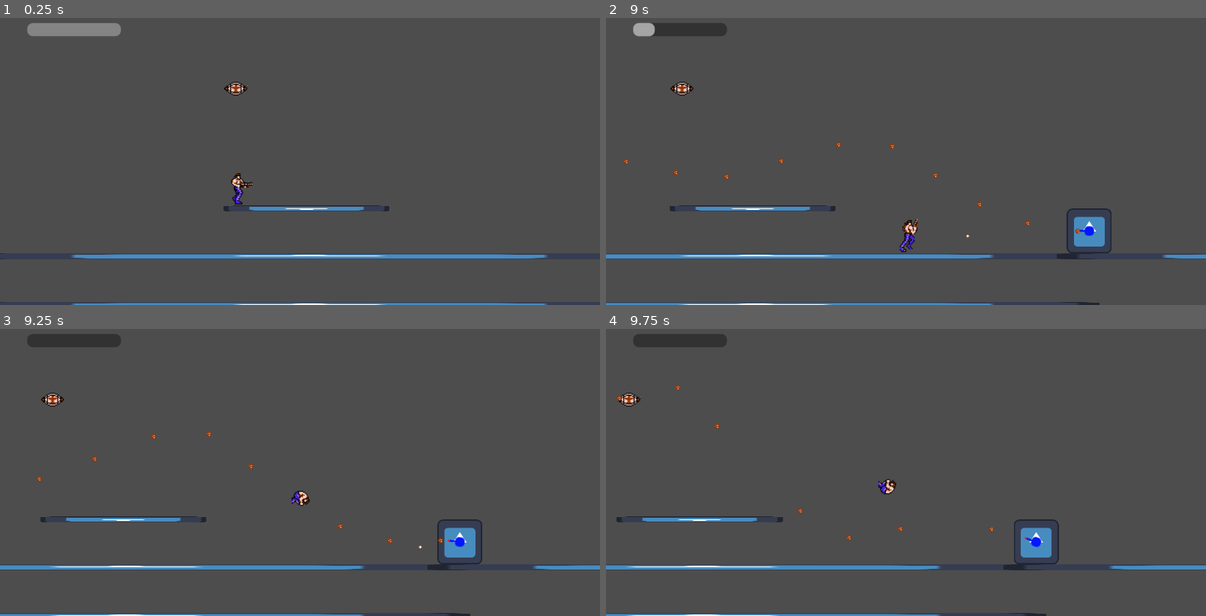
Above: before the commit, frames 1-4 (two rows, left to right).
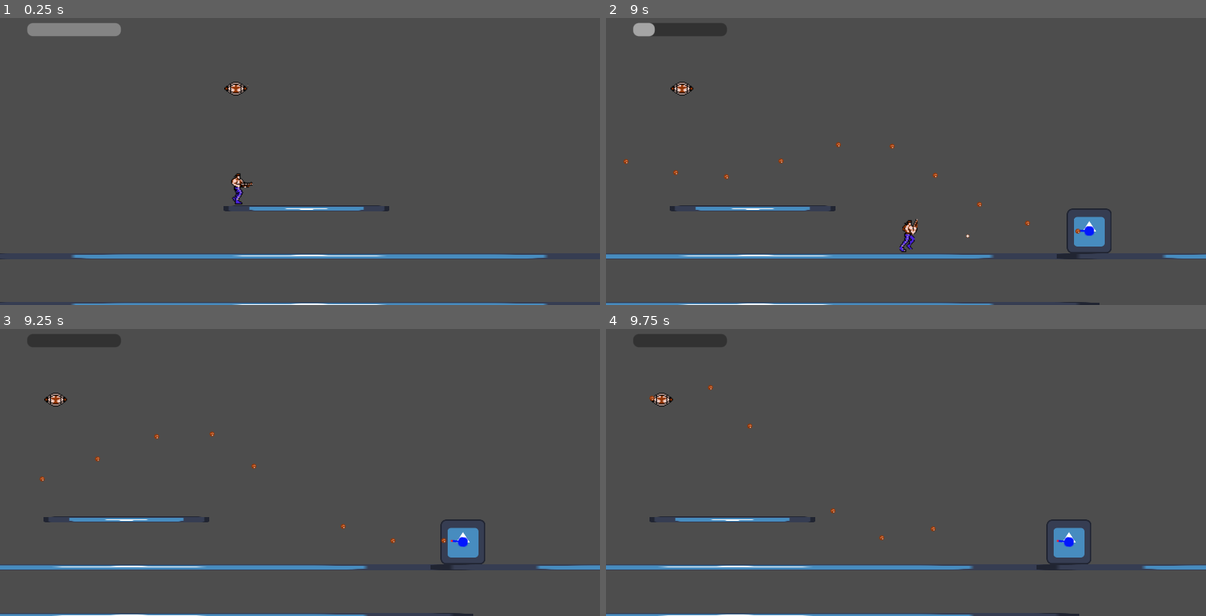
Above: after the commit, the same moments.

Repository: YuriyPogodilov/Contra
Game: Godot game, scene res://levels/level.tscn
Two runs of this game, one before a commit and one after it. Both use one fixed random seed, a clock stepped at 60 frames per second and the inputs below. The engine's default icon, where the game draws it, is replaced by a stand-in: a white triangle on a blue panel in a dark square.
Inputs:
- Up to frame 1 (0.25 s): no input
- Up to frame 2 (9 s): tap Enter at 0.5 s; hold Ctrl (shoot) 0.53-1.28 s; hold D (move_right) 0.53-2.03 s; tap Space (jump) at 0.77, 1.52, 3.02, 3.77, 4.52, 6.02, 6.77, 7.52 s; tap S (look_down) at 1.35, 4.35, 7.35 s; tap Ctrl (shoot) at 1.55, 2.85, 4.55, 5.85, 7.55, 8.85 s; hold A (move_left) 2.03-2.78 s; hold Ctrl (shoot) 2.03-2.78 s; tap W (look_up) at 2.1, 5.1, 8.1 s; hold D (move_right) 2.78-4.28 s; hold Ctrl (shoot) 3.53-4.28 s; hold A (move_left) 4.28-5.03 s; hold D (move_right) 5.03-5.78 s; hold Ctrl (shoot) 5.03-5.78 s; hold A (move_left) 5.78-7.28 s; hold Ctrl (shoot) 6.53-7.28 s; hold D (move_right) from 7.28 s (still down); hold Ctrl (shoot) 8.03-8.78 s
- Up to frame 3 (9.25 s): keep holding D (move_right); tap Space (jump) at 9.02 s
- Up to frame 4 (9.75 s): release D (move_right) at 9.53 s; hold A (move_left) from 9.53 s (still down); hold Ctrl (shoot) from 9.53 s (still down)

Frames 1-2 are identical in both runs. In frame 3, 0.9% of the frame differs, in the area x 6-92%, y 22-100%; in frame 4, 2.6%, in the area x 1-97%, y 19-100%.

Commit message:
Update shotgun and fix bug with Died signal

Diff:
--- a/components/health_component.gd
+++ b/components/health_component.gd
@@ -26,7 +26,7 @@
 	_health = new_health
 	HealthChanged.emit(new_health, delta)
 
-	if _health == 0.0:
+	if _health <= 0.0:
 		Died.emit()
 
 	return true
--- a/game/weapons/shotgun.gd
+++ b/game/weapons/shotgun.gd
@@ -12,8 +12,8 @@
 	start_cooldown()
 
 	var rotation = Vector2.RIGHT.angle_to(direction)
-	var rotation_step = deg_to_rad(spread_cone_angle) / float(bullets_per_shot)
-	var start_rotation = rotation - rotation_step * (bullets_per_shot / 2.0)
+	var rotation_step = deg_to_rad(spread_cone_angle) / float(bullets_per_shot - 1)
+	var start_rotation = rotation - rotation_step * ((bullets_per_shot - 1)/ 2.0)
 	for i in range(bullets_per_shot):
 		var new_bullet = bullet.instantiate()
 		new_bullet.global_position = shooting_point
--- a/game/weapons/shotgun.tscn
+++ b/game/weapons/shotgun.tscn
@@ -6,6 +6,6 @@
 [node name="Shotgun" type="Node"]
 script = ExtResource("1_p8gja")
 bullets_per_shot = 5
-spread_cone_angle = 90.0
+spread_cone_angle = 30.0
 rate_of_fire = 1.5
 bullet = ExtResource("2_2rbqv")
